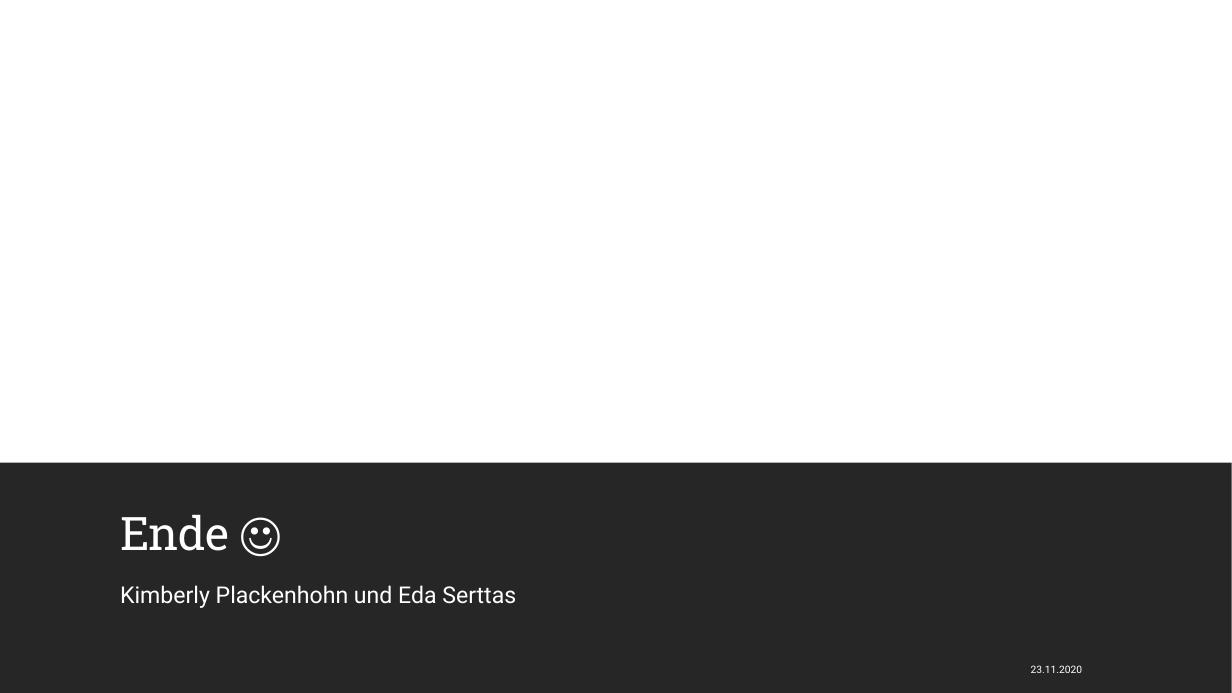
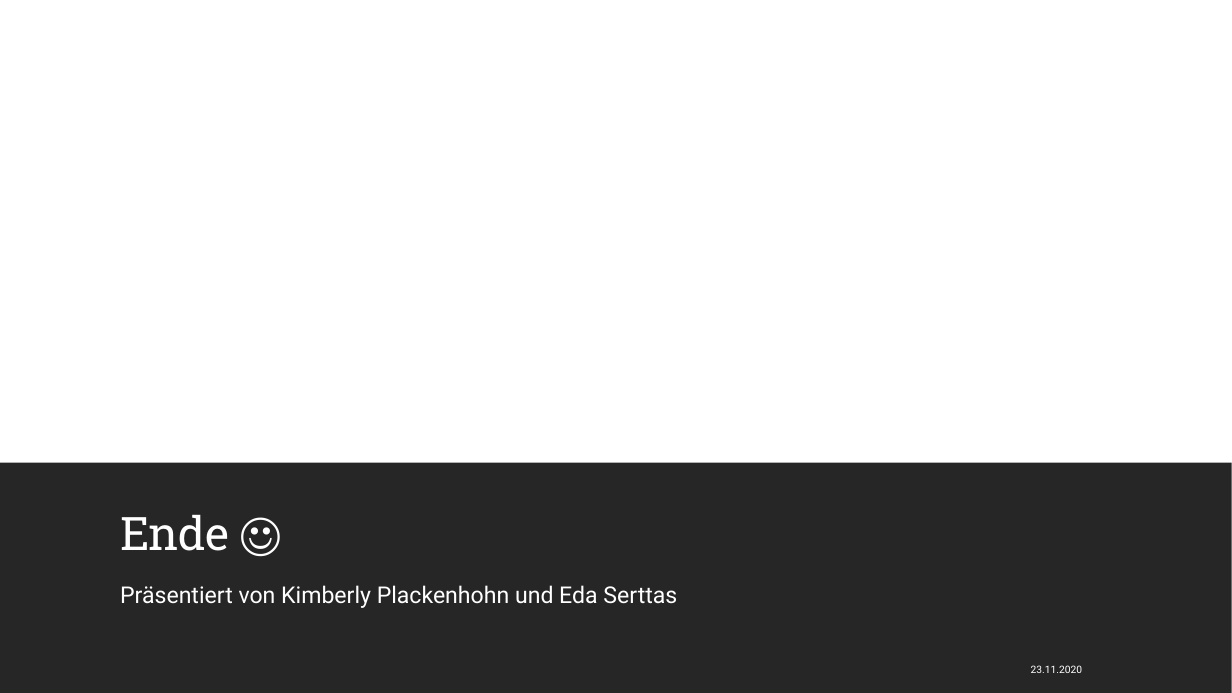
Before and after one commit to Kplacken/EPWS2020SerttasPlackenhohn, a slide deck: slide 14 of Audit 1/Life‘s Good.pptx. Drawn at 1232x693 pixels with LibreOffice and Linux fonts; fonts in the diff are those of the drawing. Boxes give left, top, right and bottom in pixels: in the first picture for what was removed or moved away, otherwise in the second. Text is boxed around its words. In the diff, an @@ line names an element or a change of style, - is before the commit and + after.

```diff
--- a/Audit 1/Life‘s Good.pptx
+++ b/Audit 1/Life‘s Good.pptx
@@ text at [120,585,677,608]: text changed @@
-Kimberly Plackenhohn und Eda Serttas
+Präsentiert von Kimberly Plackenhohn und Eda Serttas
```
Also in this commit, not shown: 2 other slides changed.
